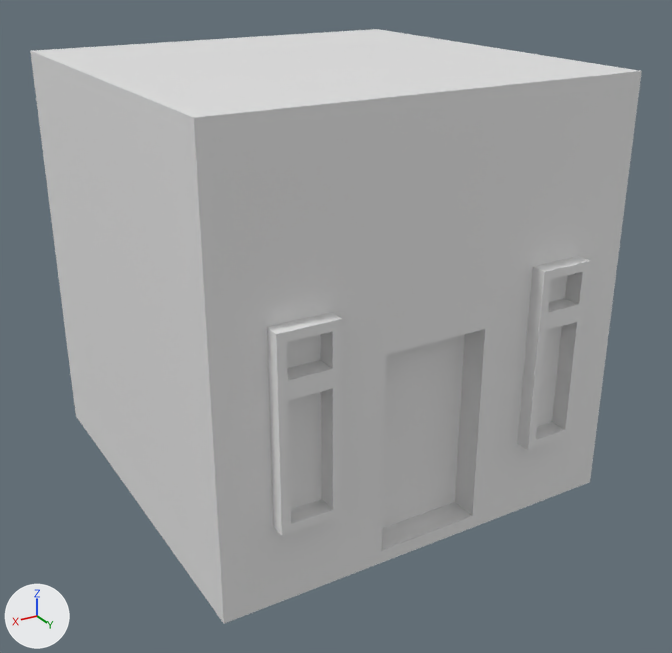
Before and after pictures for a commit that changed the FBX model GT_FinalProject/Assets/TowerBlocks/BaseDoorWindows.fbx.
The view is the same before and after, from a camera (50 mm lens) standing at (7.39, 3.69, 1.53) and looking at (5.24, 0.1, -0.26). Arrows for +X, +Y and +Z are at lower left; the lights stay in place. Where no turn or scale is listed for an object, it has been applied to the vertices.

Names of what the first picture shows: 'BaseDoorWIndows'.
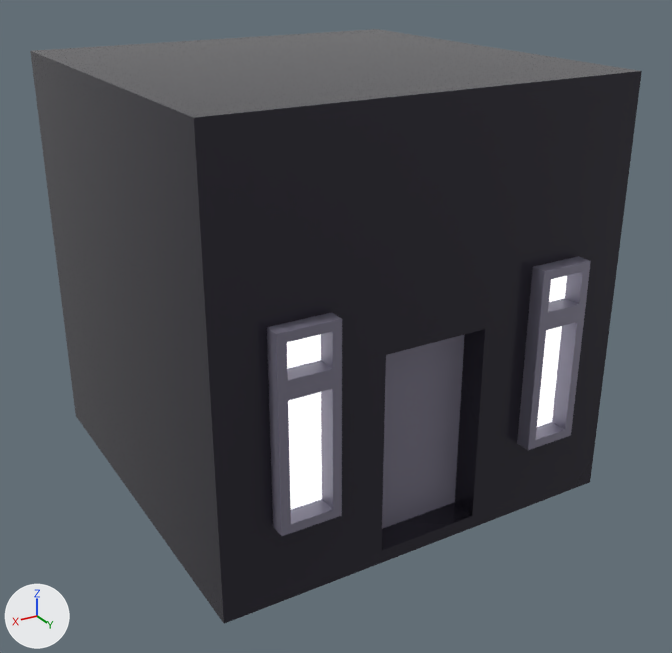
The change, as a list of edits to the scene's bpy script:
```text
Add mat_roof:
    mat_roof = principled_material('Roof')
    mat_roof.base_color = (0.234, 0.22, 0.296)  # grey #858194
    mat_roof.metallic = 0.333
Add mat_defaulttower:
    mat_defaulttower = principled_material('DefaultTower')
    mat_defaulttower.base_color = (0.0292, 0.0262, 0.0397)  # black #302d38
    mat_defaulttower.metallic = 0.267
    mat_defaulttower.roughness = 0.183
Add mat_whitelight:
    mat_whitelight = principled_material('WhiteLight')
    mat_whitelight.base_color = (0.8, 0.8, 0.8)  # white #e7e7e7
    mat_whitelight.emission_strength = 1.0
Change me_cube_004:
    where me_cube_004.from_pydata(...)  # 164 vertices, 162 faces; spans x -1.0..1.0, y -1.0..1.07, z 0.0..2.0
    used by ob_basedoorwindows; location = (5.255, -0.069, -1.017)
    me_cube_004 part 1: 47 of the faces centred in x -0.87..0.88, y 0.93..1.0, z 0.03..1.62 switch from no material to mat_defaulttower (black #302d38)
    me_cube_004 part 2: 24 of the faces centred in x -1.0..1.0, y 0.0, z 0.0..2.0 switch from no material to mat_defaulttower (black #302d38)
    me_cube_004 part 3: 23 of the faces centred in x -0.75..0.0, y 0.87..1.07, z 0.38..1.23 switch from no material to mat_roof (grey #858194)
    me_cube_004 part 4: 22 of the faces centred in x 0.5..0.77, y 0.97..1.07, z 0.38..1.23 switch from no material to mat_roof (grey #858194)
    me_cube_004 part 5: 1 of the faces centred in x 0.0, y 0.87, z 0.22 switch from no material to mat_roof (grey #858194)
    add me_cube_004.materials.append(mat_whitelight)  # white #e7e7e7
```

Boxes (x1, y1, x2, y2) around the edits, measured in the pictures (672 x 653 px):
part 1 of me_cube_004, recoloured (grey to black): (194, 71, 642, 624) in both
part 2 of me_cube_004, recoloured: (30, 29, 639, 623) in both
part 3 of me_cube_004, recoloured: (383, 256, 591, 469) in both
part 4 of me_cube_004, recoloured: (267, 313, 342, 536) in both
part 5 of me_cube_004, recoloured: (382, 445, 458, 529) in both
